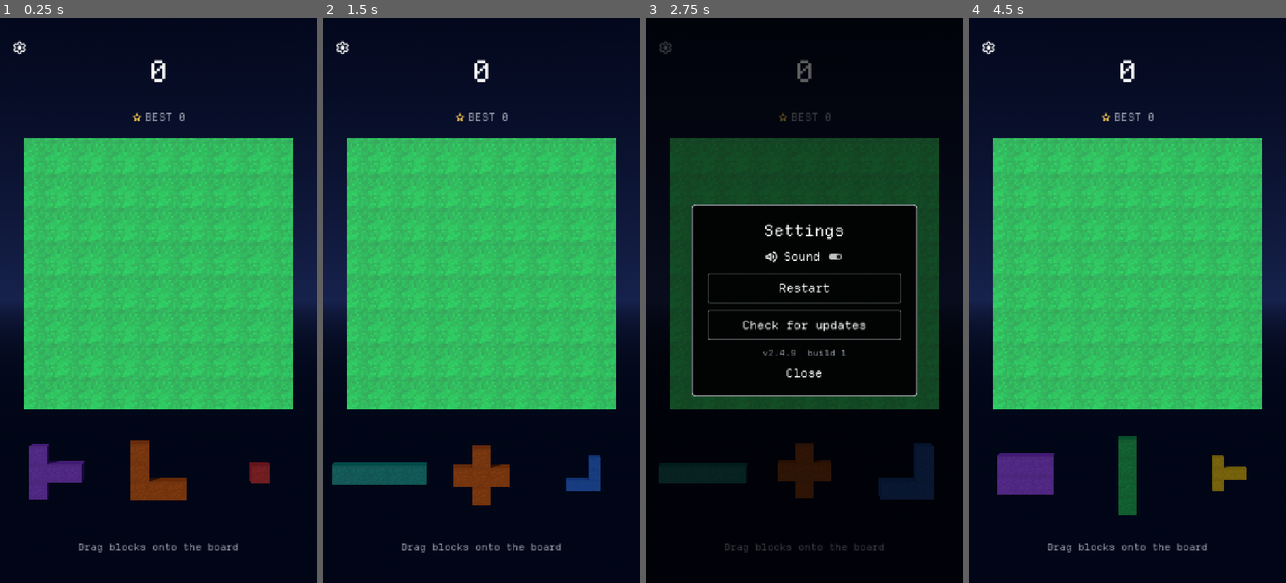
Above: before the commit, frames 1-4 (left to right).
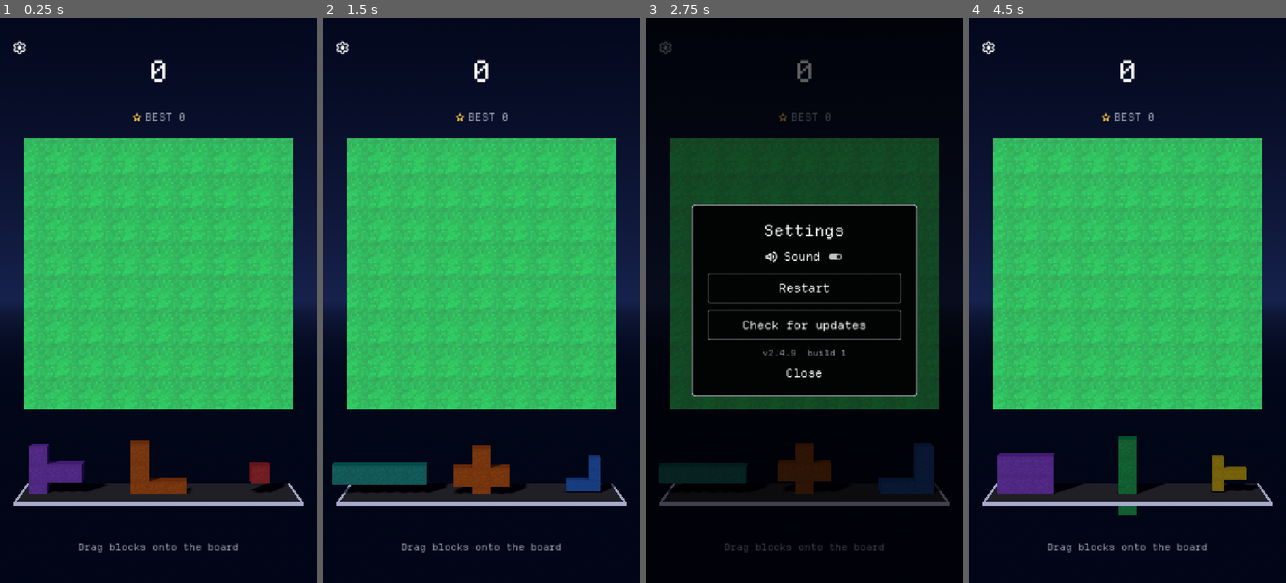
Above: after the commit, the same moments.

Repository: Matko802/blockshark
Game: Godot game, scene res://scenes/main.tscn
Same seed, same stepped clock (60 frames per second), same inputs: the game is played once before the commit and once after it.
Inputs:
- Up to frame 1 (0.25 s): no input
- Up to frame 2 (1.5 s): click "" at 0.5 s; click "Restart" at 1.25 s
- Up to frame 3 (2.75 s): click "" at 2 s
- Up to frame 4 (4.5 s): click "Restart" at 2.75 s; click "" at 3.5 s; click "Restart" at 4.25 s

The runs differ from the first frame. In frame 1, 2.7% of the frame differs, in the area x 4-96%, y 82-87%; in frame 2, 2.4%; in frame 3, 1.0%; in frame 4, 2.7%.

Commit message:
200px hold lift, tighter tray hitbox, visible tray rack

Diff:
--- a/scripts/drag_controller.gd
+++ b/scripts/drag_controller.gd
@@ -17,7 +17,7 @@
 var lift_blend := 0.0
 
 const DRAG_Z = 1.5
-const LIFT_PX = 100.0
+const LIFT_PX = 200.0
 const TAPER_BAND = 1.5
 
 func setup(cam: Camera3D, bv: BoardView, st: GameState, mn) -> void:
--- a/scripts/main.gd
+++ b/scripts/main.gd
@@ -60,6 +60,7 @@
 	get_viewport().size_changed.connect(fit_camera)
 	apply_fixed_light()
 	drag.setup(camera, board, state, self)
+	build_tray_rack()
 	hud.setup(self, version_text())
 	updater.setup(self, hud, app_version)
 	rebuild_tray()
@@ -90,6 +91,22 @@
 
 func slot_pos(i: int) -> Vector3:
 	return Vector3(float(tray_x.get(i, TRAY_X[i])), TRAY_Y, TRAY_Z)
+
+func build_tray_rack() -> void:
+	var edge := MeshInstance3D.new()
+	edge.mesh = Mats.box()
+	edge.scale = Vector3(7.9, 0.10, 2.6)
+	edge.position = Vector3(0, TRAY_Y - 0.62, TRAY_Z)
+	edge.material_override = Mats.tray_edge()
+	edge.cast_shadow = GeometryInstance3D.SHADOW_CASTING_SETTING_OFF
+	tray_root.add_child(edge)
+	var plate := MeshInstance3D.new()
+	plate.mesh = Mats.box()
+	plate.scale = Vector3(7.7, 0.12, 2.4)
+	plate.position = Vector3(0, TRAY_Y - 0.60, TRAY_Z)
+	plate.material_override = Mats.tray_frame()
+	plate.cast_shadow = GeometryInstance3D.SHADOW_CASTING_SETTING_OFF
+	tray_root.add_child(plate)
 
 func remaining_indices() -> Array:
 	var out: Array = []
--- a/scripts/materials.gd
+++ b/scripts/materials.gd
@@ -86,6 +86,18 @@
 		_board_mat.roughness = 0.9
 	return _board_mat
 
+static func tray_frame() -> StandardMaterial3D:
+	var m := StandardMaterial3D.new()
+	m.albedo_color = Color(0.04, 0.04, 0.07)
+	m.roughness = 0.9
+	return m
+
+static func tray_edge() -> StandardMaterial3D:
+	var m := StandardMaterial3D.new()
+	m.albedo_color = Color(0.45, 0.45, 0.50)
+	m.roughness = 0.8
+	return m
+
 static func base() -> StandardMaterial3D:
 	if _base_mat == null:
 		_base_mat = StandardMaterial3D.new()
--- a/scripts/piece_factory.gd
+++ b/scripts/piece_factory.gd
@@ -34,7 +34,7 @@
 		var area := Area3D.new()
 		var cs := CollisionShape3D.new()
 		var bs := BoxShape3D.new()
-		bs.size = Vector3(w + 0.4, h + 0.4, 2.0)
+		bs.size = Vector3(w + 0.2, h + 0.2, 2.0)
 		cs.shape = bs
 		area.add_child(cs)
 		root.add_child(area)
